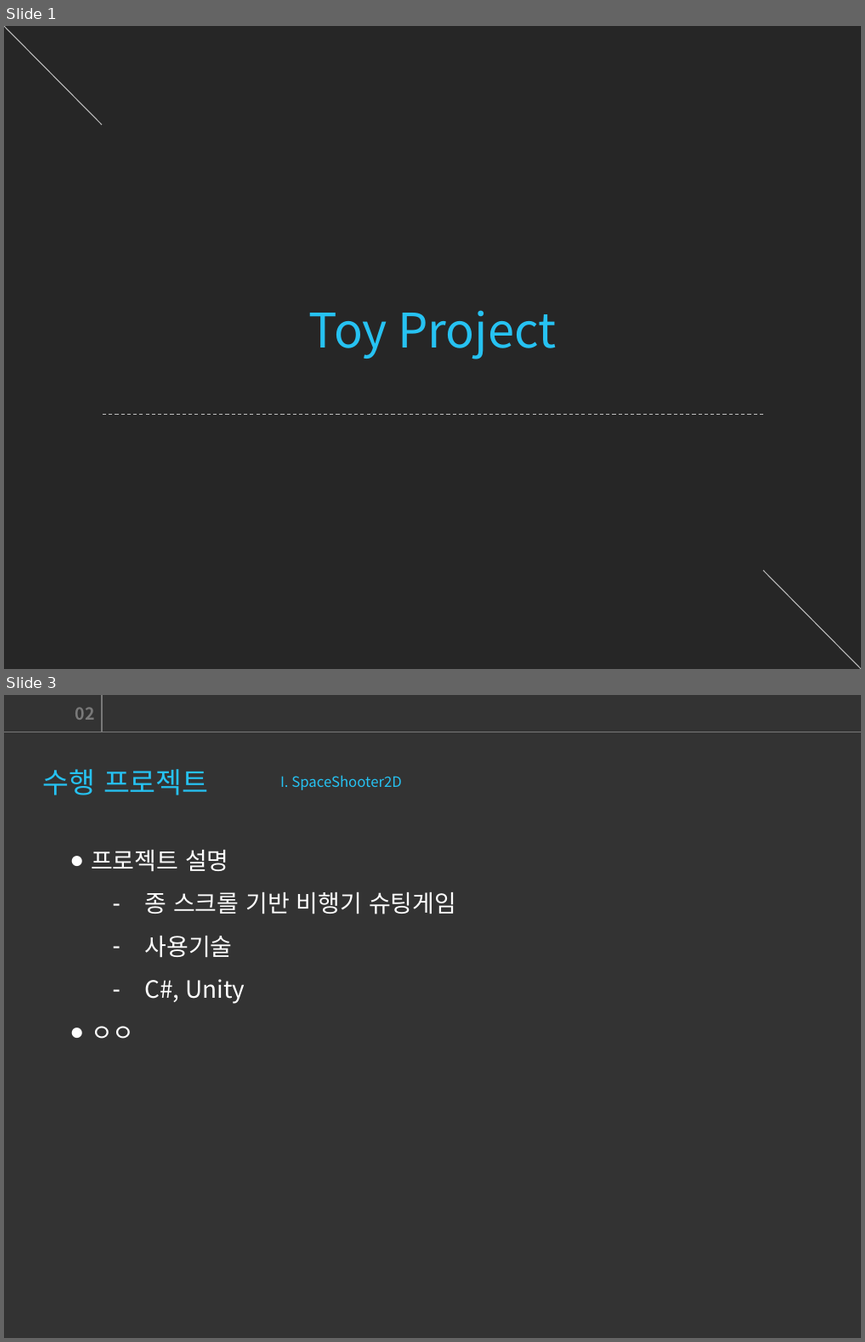
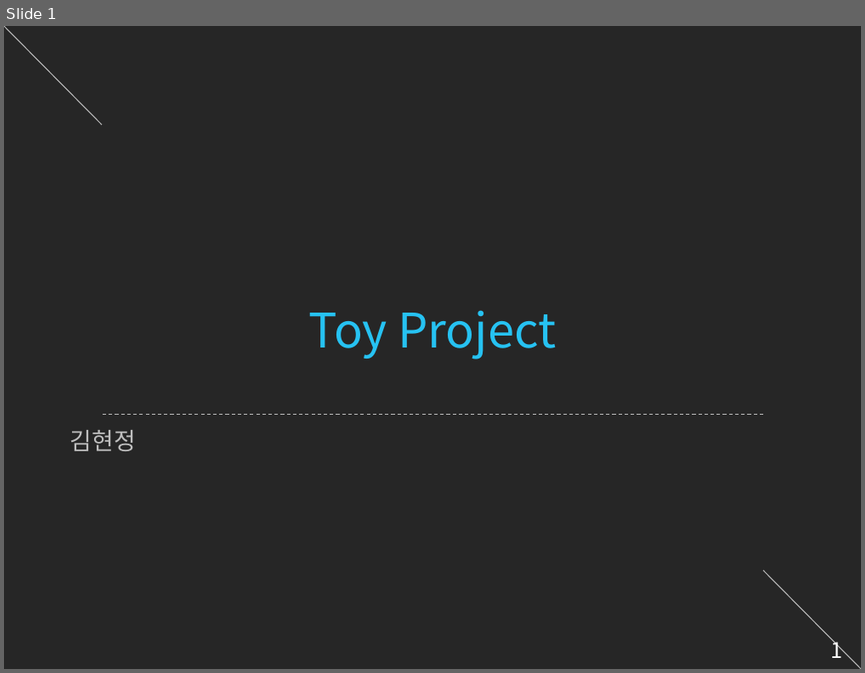
Before and after one commit to starlight97/Subingo, a slide deck: GDD/컨셉/컨셉.pptx. Shown one above the other, each under a label of ours: slides 1 and 3 before the commit, slide 1 after it; the slides between them are not shown. The pictures are 865x1342 and 865x673 pixels, drawn with LibreOffice and Linux fonts; fonts in the diff are those of the drawing. Boxes give left, top, right and bottom in pixels: in the first picture for what was removed or moved away, otherwise in the second. Text is boxed around its words. In the diff, an @@ line names an element or a change of style, - is before the commit and + after.

```diff
--- a/GDD/컨셉/컨셉.pptx
+++ b/GDD/컨셉/컨셉.pptx
@@ slide 3 removed at (x1=4, y1=695, x2=861, y2=1338), background #333333 @@
@@ text removed at (x1=75, y1=707, x2=94, y2=720) @@
-02
@@ line removed from (102, 732) to (102, 695) @@
@@ line removed from (4, 732) to (861, 732) @@
@@ text removed at (x1=43, y1=769, x2=209, y2=795) @@
-수행 프로젝트
@@ text removed at (x1=280, y1=775, x2=402, y2=790) @@
-I. SpaceShooter2D
@@ text removed at (x1=91, y1=850, x2=456, y2=1038) @@
-● 프로젝트 설명
-  – 종 스크롤 기반 비행기 슈팅게임
-  – 사용기술
-  – C#, Unity
-● ㅇㅇ
@@ slide 1 changed as well @@
@@ text added at (x1=70, y1=430, x2=136, y2=451), 20 pt, text #BFBFBF @@
+김현정
@@ page number added at (x1=830, y1=637, x2=842, y2=658), 18 pt, text #FFFFFF @@
+1
```
Also in this commit, not shown: 1 other slide changed, 7 slides added, 2 other slides removed, 1 other file.
